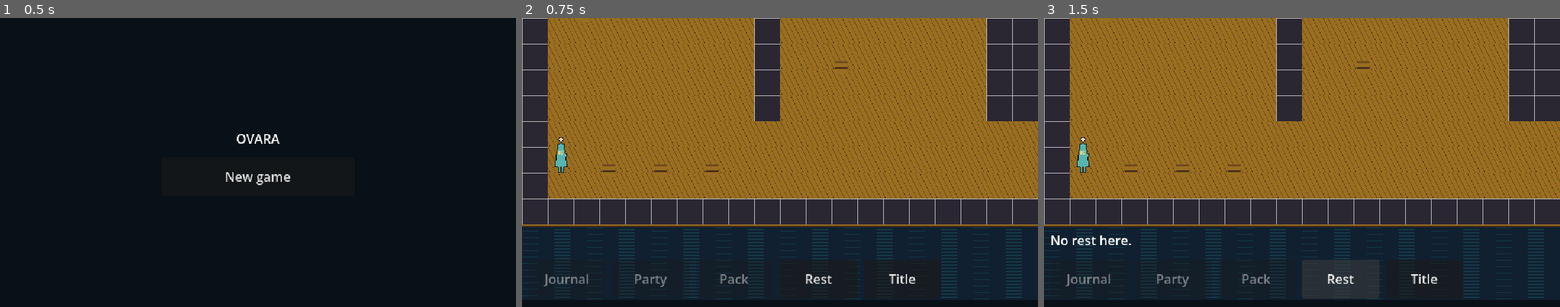
Above: before the commit, frames 1-3 (left to right).
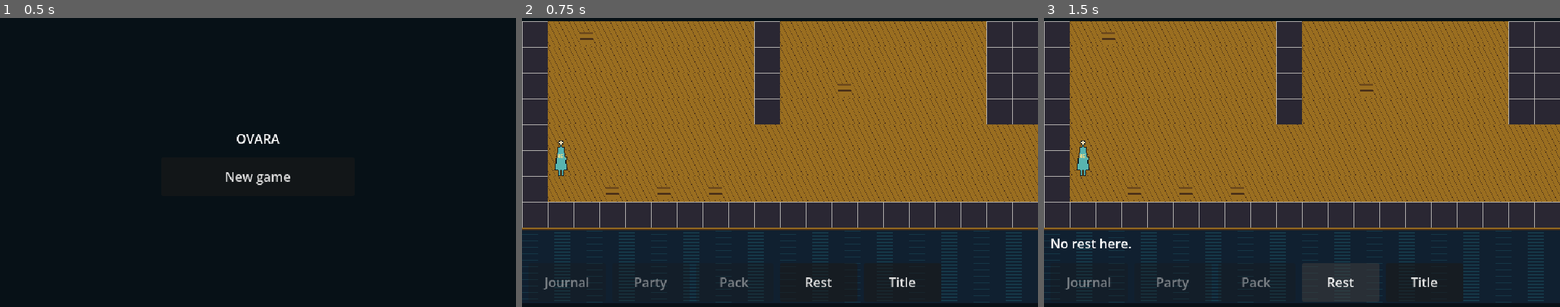
Above: after the commit, the same moments.

Repository: UrsSchweigert/ovara-game
Game: Godot game, scene res://scenes/title/title.tscn
The game is run twice, just before and just after one commit, with the same random seed, the same clock (stepped at 60 frames per second) and the same inputs.
Inputs:
- Up to frame 1 (0.5 s): no input
- Up to frame 2 (0.75 s): click "New game" at 0.5 s
- Up to frame 3 (1.5 s): click "Rest" at 1.25 s

Frame 1 is identical in both runs. In frame 2, 15% of the frame differs, in the area x 0-100%, y 0-99%; in frame 3, 16%.

Commit message:
explore-scene-and-title: tap vs hold, people and stall keeper drawn and used, sprites anchored at the tile's lower edge [M2.1]
Co-Authored-By: Claude Opus 5.5 <noreply@anthropic.com>

Diff:
--- a/game/rules/session.gd
+++ b/game/rules/session.gd
@@ -159,6 +159,26 @@
 	return out
 
 
+## Who stands in the current area now: [{"kind", "id", "cell", "portrait"}]. A "person" comes
+## from the area's "people" section ({"id", "cell", "when"}) and can be talked to; a "keeper"
+## stands at a shop placed in the area, and its id is the shop's.
+func people_here() -> Array[Dictionary]:
+	var out: Array[Dictionary] = []
+	var a: RefCounted = current_area()
+	if a == null:
+		return out
+	for p: Variant in a.call("section", world, "people"):
+		var d: Dictionary = p
+		var id: String = str(d.get("id", ""))
+		if people.has(id) and Area.holds(d.get("when"), world):
+			out.append({"kind": "person", "id": id, "cell": Area.cell_of(d.get("cell", [0, 0])), "portrait": People.portrait_key(_person(id))})
+	for id: Variant in shops:
+		var shop: Dictionary = shops[id]
+		if str(shop.get("area", "")) == area_id():
+			out.append({"kind": "keeper", "id": str(id), "cell": Area.cell_of(shop.get("cell", [0, 0])), "portrait": ""})
+	return out
+
+
 ## Uses a thing in the current area. Returns {"ok", "gave", "steps_done"}.
 func use_thing(thing_id: String) -> Dictionary:
 	var a: RefCounted = current_area()
--- a/game/scenes/explore/explore.gd
+++ b/game/scenes/explore/explore.gd
@@ -9,11 +9,15 @@
 const BAND_HEIGHT: int = 96
 const BUTTON_SIZE: Vector2 = Vector2(96, 48)
 const STEP_SECONDS: float = 0.14
-const FIGURE_SIZE: Vector2i = Vector2i(32, 48)
+## A press becomes a hold after this long, or as soon as the finger leaves the tile it pressed.
+const HOLD_SECONDS: float = 0.3
+## Placeholder figure for a shop keeper, who has no person entry of their own.
+const KEEPER_FIGURE: String = "figure-mariners"
 const ASSET_ROOT: String = "res://assets/"
 const TITLE: String = "res://scenes/title/title.tscn"
 
 var _session: RefCounted = null
+var _frame: Control = null
 var _view: Control = null
 var _world: Node2D = null
 var _layer: TileMapLayer = null
@@ -23,10 +27,13 @@
 var _paths: Dictionary = {}
 var _drawn_area: String = ""
 var _target: Vector2i = Vector2i.ZERO
-var _thing_id: String = ""
-var _thing_cell: Vector2i = Vector2i.ZERO
+## What a tap asked for at the end of the walk: {"kind": "thing"|"person"|"keeper", "id", "cell"}.
+var _goal: Dictionary = {}
 var _walking: bool = false
+var _pressed: bool = false
 var _holding: bool = false
+var _press_tile: Vector2i = Vector2i.ZERO
+var _press_time: float = 0.0
 var _finger: Vector2 = Vector2.ZERO
 var _clock: float = 0.0
 
@@ -37,9 +44,19 @@
 		get_tree().change_scene_to_file.call_deferred(TITLE)
 		return
 	_load_manifest()
+	_frame = Control.new()
+	_frame.size = Vector2(VIEW.x, VIEW.y + BAND_HEIGHT)
+	add_child(_frame)
+	resized.connect(_centre_frame)
+	_centre_frame()
 	_build_view()
 	_build_band()
 	_redraw()
+
+
+## Keeps the 640-pixel frame centred when the screen is wider or taller than the base size.
+func _centre_frame() -> void:
+	_frame.position = Vector2(floori(maxf(size.x - _frame.size.x, 0.0) / 2.0), floori(maxf(size.y - _frame.size.y, 0.0) / 2.0))
 
 
 func _load_manifest() -> void:
@@ -63,7 +80,7 @@
 	_view.size = Vector2(VIEW)
 	_view.clip_contents = true
 	_view.gui_input.connect(_on_view_input)
-	add_child(_view)
+	_frame.add_child(_view)
 	_world = Node2D.new()
 	_view.add_child(_world)
 	_layer = TileMapLayer.new()
@@ -79,12 +96,12 @@
 	band.stretch_mode = TextureRect.STRETCH_SCALE
 	band.position = Vector2(0, VIEW.y)
 	band.size = Vector2(VIEW.x, BAND_HEIGHT)
-	add_child(band)
+	_frame.add_child(band)
 	var row: HBoxContainer = HBoxContainer.new()
 	row.position = Vector2(8, VIEW.y + 44)
 	row.size = Vector2(VIEW.x - 16, BUTTON_SIZE.y)
 	row.add_theme_constant_override("separation", 8)
-	add_child(row)
+	_frame.add_child(row)
 	for name: String in ["Journal", "Party", "Pack"]:
 		_add_button(row, name).disabled = true
 	_add_button(row, "Rest").pressed.connect(_on_rest)
@@ -92,7 +109,7 @@
 	_status = Label.new()
 	_status.position = Vector2(8, VIEW.y + 8)
 	_status.size = Vector2(VIEW.x - 16, 32)
-	add_child(_status)
+	_frame.add_child(_status)
 
 
 func _add_button(row: HBoxContainer, text: String) -> Button:
@@ -117,6 +134,8 @@
 	for thing: Dictionary in area.call("visible_things", world, false):
 		var cell: Vector2i = area.call("cell_of", thing["cell"])
 		_place(_texture("thing-supply"), cell)
+	for who: Dictionary in _session.call("people_here"):
+		_place(_figure_of(who), who["cell"])
 	_party = _place(_texture("figure-hero"), _session.call("cell"))
 	_follow()
 
@@ -148,15 +167,24 @@
 				_layer.set_cell(Vector2i(x, y), int(source_of[key]), Vector2i.ZERO)
 
 
-## A 32x48 figure standing on `cell`, its feet at the tile's lower edge.
+## A sprite standing on `cell`: its origin is the centre of the tile's lower edge and the picture
+## rises from there, whatever its size, so the y-sort orders figures and things by the row they stand on.
 func _place(tex: Texture2D, cell: Vector2i) -> Sprite2D:
 	var s: Sprite2D = Sprite2D.new()
 	s.texture = tex
 	s.centered = false
-	s.position = Vector2(cell.x * TILE, (cell.y + 1) * TILE - FIGURE_SIZE.y)
-	s.z_index = cell.y
+	s.position = Vector2(cell.x * TILE + TILE / 2, (cell.y + 1) * TILE)
+	if tex != null:
+		s.offset = Vector2(-floori(tex.get_width() / 2.0), -tex.get_height())
 	_sprites.add_child(s)
 	return s
+
+
+## A person's figure follows their portrait's people ("portrait-hero" stands as "figure-hero").
+func _figure_of(who: Dictionary) -> Texture2D:
+	var key: String = str(who.get("portrait", "")).replace("portrait-", "figure-")
+	var tex: Texture2D = _texture(key)
+	return tex if tex != null else _texture(KEEPER_FIGURE)
 
 
 ## Camera: whole pixels, centred on the party, clamped to the area (centred if it is smaller).
@@ -183,47 +211,60 @@
 func _on_view_input(event: InputEvent) -> void:
 	if event is InputEventMouseButton and (event as InputEventMouseButton).button_index == MOUSE_BUTTON_LEFT:
 		var b: InputEventMouseButton = event
-		_holding = b.pressed
+		_pressed = b.pressed
+		_holding = false
+		_finger = b.position
 		if b.pressed:
-			_finger = b.position
-			_aim(_tile_at(b.position))
-	elif event is InputEventMouseMotion and _holding:
+			_press_tile = _tile_at(b.position)
+			_press_time = 0.0
+			_aim(_press_tile)
+	elif event is InputEventMouseMotion and _pressed:
 		_finger = (event as InputEventMouseMotion).position
 
 
-## Takes a tapped tile as the new goal; a tap on a thing means to walk up and use it.
+## Takes a pressed tile as the new goal; a tap on a thing or a person means walk up and use or talk.
 func _aim(tile: Vector2i) -> void:
 	_target = tile
-	_thing_id = ""
+	_goal = {}
 	var area: RefCounted = _session.call("current_area")
 	for thing: Dictionary in area.call("visible_things", _session.get("world"), false):
 		if area.call("cell_of", thing["cell"]) == tile:
-			_thing_id = str(thing["id"])
-			_thing_cell = tile
+			_goal = {"kind": "thing", "id": str(thing["id"]), "cell": tile}
+	for who: Dictionary in _session.call("people_here"):
+		if who["cell"] == tile:
+			_goal = {"kind": str(who["kind"]), "id": str(who["id"]), "cell": tile}
 	_walking = true
 	_clock = STEP_SECONDS
 
 
 func _process(delta: float) -> void:
-	if _session == null or not _walking:
+	if _session == null:
+		return
+	if _pressed and not _holding:
+		_press_time += delta
+		_holding = _press_time >= HOLD_SECONDS or _tile_at(_finger) != _press_tile
+	if _holding:
+		_target = _tile_at(_finger)
+		_goal = {}
+		_walking = true
+	if not _walking:
 		return
 	_clock += delta
 	if _clock < STEP_SECONDS:
 		return
 	_clock = 0.0
-	if _holding:
-		_target = _tile_at(_finger)
-		_thing_id = ""
 	_walk_one()
 
 
 func _walk_one() -> void:
 	var here: Vector2i = _session.call("cell")
-	if _thing_id != "" and (here - _thing_cell).abs().x + (here - _thing_cell).abs().y <= 1:
-		var used: Dictionary = _session.call("use_thing", _thing_id)
-		_status.text = _gave_text(used)
-		_walking = false
-		return
+	if not _goal.is_empty():
+		var gap: Vector2i = (here - (_goal["cell"] as Vector2i)).abs()
+		if gap.x + gap.y <= 1:
+			_act(_goal)
+			_goal = {}
+			_walking = false
+			return
 	var path: Array[Vector2i] = _session.call("path_to", _target)
 	if path.size() < 2:
 		_walking = _holding
@@ -234,8 +275,26 @@
 		return
 	if not (out["exit"] as Dictionary).is_empty():
 		_walking = false
+		_pressed = false
 		_holding = false
+		_goal = {}
 	_redraw()
+
+
+## Sends the tapped goal to the session. The dialogue and stall screens are later issues; until
+## then the band's status line shows what came back.
+func _act(goal: Dictionary) -> void:
+	var id: String = str(goal["id"])
+	match str(goal["kind"]):
+		"thing":
+			_status.text = _gave_text(_session.call("use_thing", id))
+			_redraw()
+		"person":
+			var talk: Dictionary = _session.call("talk", id)
+			_status.text = "%s: %d topics" % [str(talk["name"]), (talk["topics"] as Array).size()] if bool(talk["ok"]) else ""
+		"keeper":
+			var offers: Array[Dictionary] = _session.call("trades", id)
+			_status.text = "Stall: %d trades" % offers.size()
 
 
 func _gave_text(used: Dictionary) -> String:
